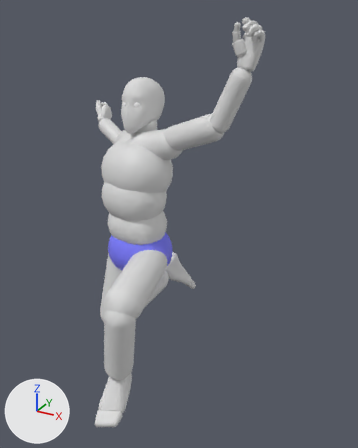
Before and after pictures for a commit that changed the FBX model ContentSources/Blender/ExportedFbx/SkeletalMesh/Als/Anim/A_Als_Jump_Run_Right.fbx.
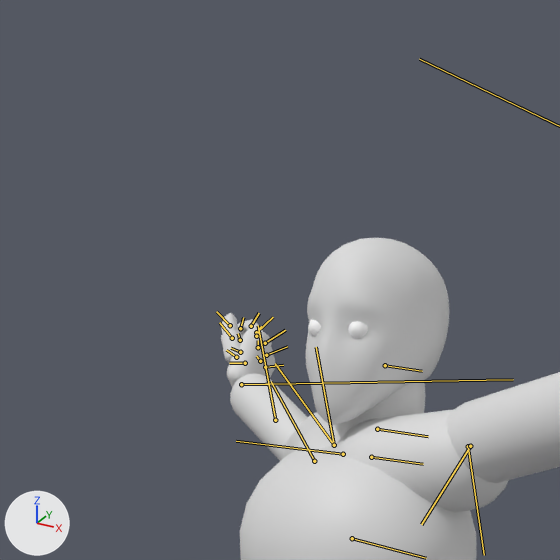
Each version appears first whole from a camera (50 mm lens) standing at (1.3, -1.94, 2.01) and looking at (0.18, 0.1, 1.0), and next in a close-up on the part from 8% to 55% of the width and 1% to 39% of the height. The lights are fixed; the arrows at lower left show +X, +Y and +Z. Both versions are drawn at frame 20 of the action 'Scene'; the numbers are the values there. The bones that bend it are drawn over the model as lines in the close-ups.

In view in the first close-up: 'SKM_Als'.
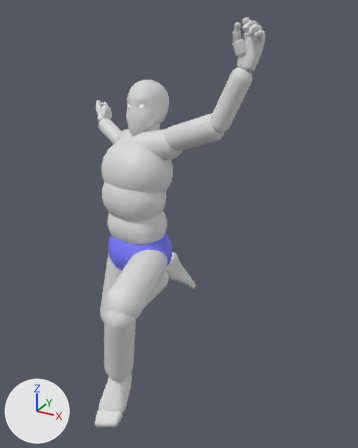
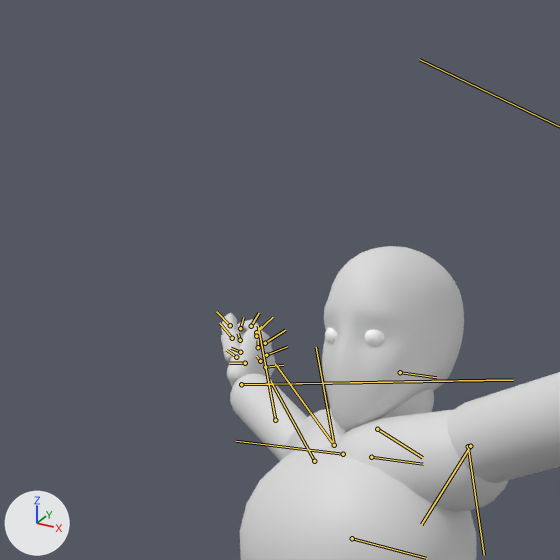
Changed parts and their boxes (x1, y1, x2, y2) in the close-ups (560 x 560 px):
'SKM_Als', posed
    before: (221, 238, 560, 560)
    after: (221, 246, 560, 560)
bone 'neck_01', root to tip
    before: (377, 429) to (428, 436)
    after: (377, 429) to (422, 457)
bone 'head', root to tip
    before: (385, 365) to (422, 371)
    after: (400, 372) to (436, 377)

The change in detail:
Bone 'spine_01' (bone_spine_01) turns from (-5, -1, -8) to (-4, -1, -8) degrees about its own x, y and z.
Bone 'spine_02' (bone_spine_02) turns from (-6, 0, 6) to (-9, 1, 6) degrees about its own x, y and z.
Bone 'spine_03' (bone_spine_03) turns from (-6, 0, 15) to (-4, -1, 15) degrees about its own x, y and z.
Bone 'neck_01' (bone_neck_01) turns from (0, 0, 12) to (-1, -3, 32) degrees about its own x, y and z.
Bone 'head' (bone_head) turns from (18, -1, -15) to (18, 2, -36) degrees about its own x, y and z.
